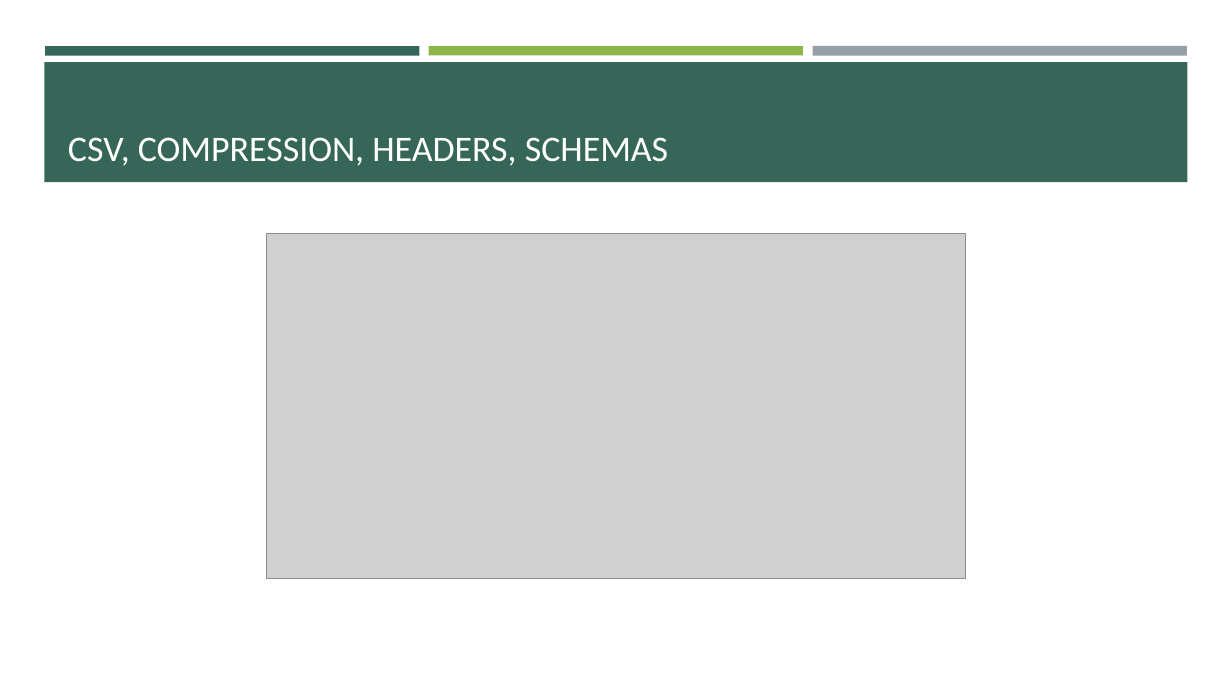
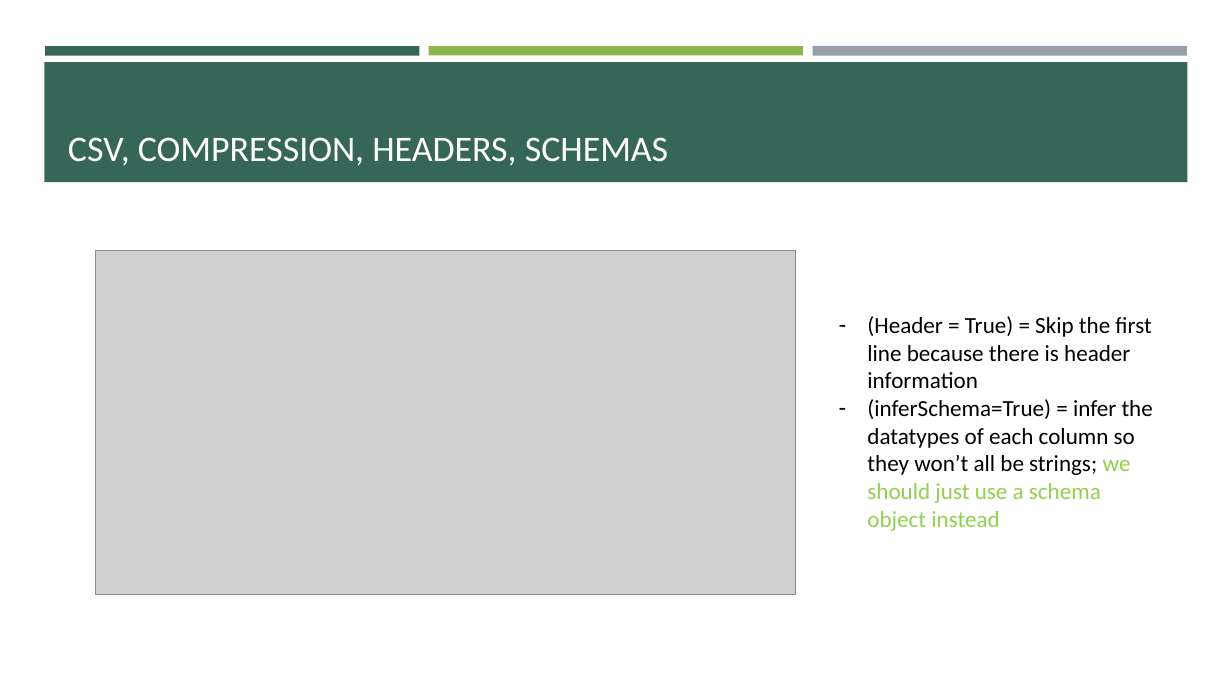
Before and after one commit to e-m-wilson/data_engineering, a slide deck: slide 57 of spark/Spark.pptx (slide 58 before the commit). Drawn at 1232x693 pixels with LibreOffice and Linux fonts; fonts in the diff are those of the drawing; grey boxes stand for pictures. Boxes give left, top, right and bottom in pixels: in the first picture for what was removed or moved away, otherwise in the second. Text is boxed around its words. In the diff, an @@ line names an element or a change of style, - is before the commit and + after.

```diff
--- a/spark/Spark.pptx
+++ b/spark/Spark.pptx
@@ picture: place and size @@
-picture at bbox=[266, 234, 966, 579]
+picture at bbox=[95, 250, 795, 595]
@@ text added at bbox=[867, 316, 1153, 531], 18 pt, text #000000 @@
+– (Header = True) = Skip the first line because there is header information
+– (inferSchema=True) = infer the datatypes of each column so they won’t all be strings; we should just use a schema object instead
```
Also in this commit, not shown: 2 other slides changed, 2 slides added, 1 slide removed, 1 other file.
